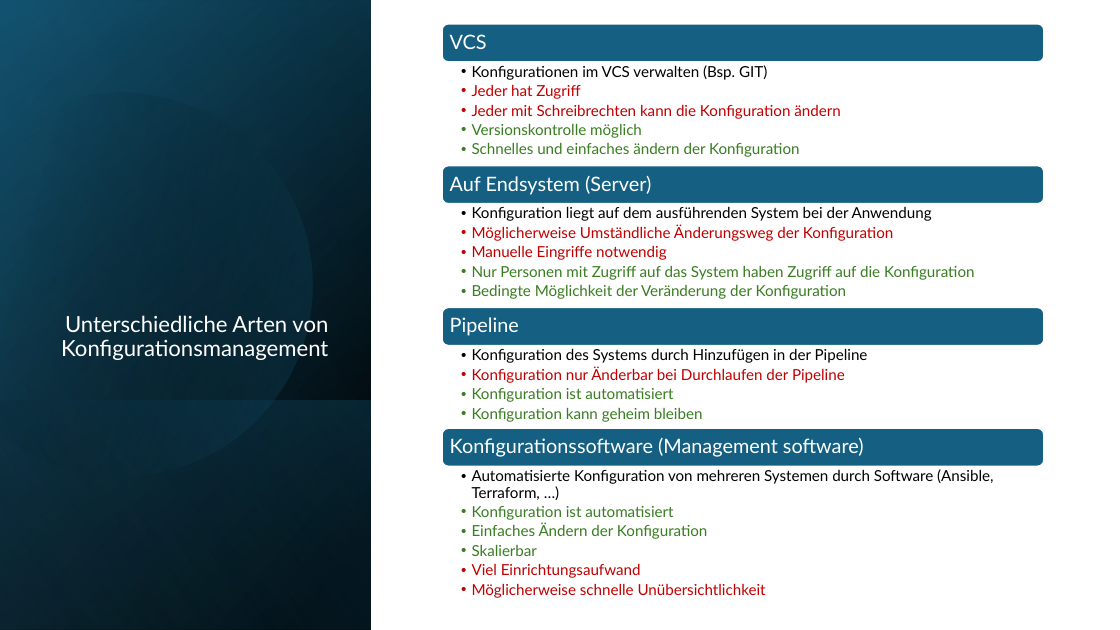
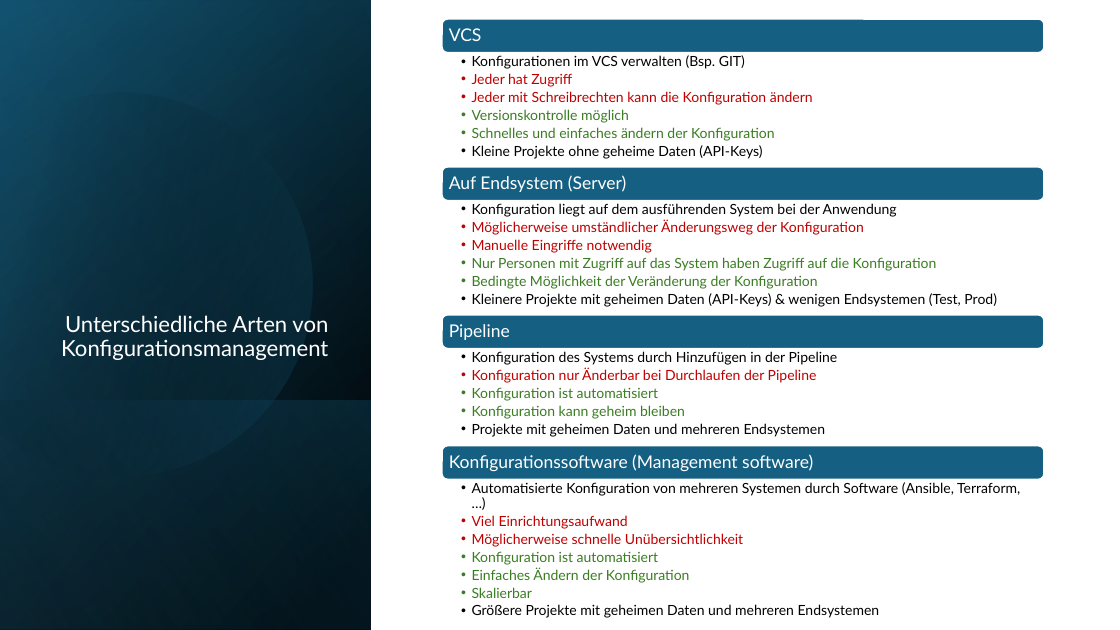
Before and after one commit to Gozrid/Konfigurationsmanagement, a slide deck: slide 12 of Konfigurationen.pptx. Drawn at 1120x630 pixels with LibreOffice and Linux fonts; fonts in the diff are those of the drawing. Boxes give left, top, right and bottom in pixels: in the first picture for what was removed or moved away, otherwise in the second. Text is boxed around its words. In the diff, an @@ line names an element or a change of style, - is before the commit and + after.

Commit message:
Konfiguration updated

```diff
--- a/Konfigurationen.pptx
+++ b/Konfigurationen.pptx
@@ rounded rectangle: place and size @@
-rounded rectangle at [442,24,1044,62]
+rounded rectangle at [442,19,1044,53]
@@ text "Konfigurationen im VCS verwalten (Bsp. ...": place and size @@
-text "Konfigurationen im VCS verwalten (Bsp. ..." at [472,65,840,157]
+text "Konfigurationen im VCS verwalten (Bsp. ..." at [472,55,813,159]
@@ text at [472,55,813,141]: size 13 to 12 pt in "Konfigurationen im VCS verwalten (Bsp. GIT)", "Jeder hat Zugriff", "Jeder mit Schreibrechten kann die Konfiguration ändern", "Versionskontrolle möglich" and 1 more places @@
@@ text at [472,145,762,159]: paragraph added @@
+  • Kleine Projekte ohne geheime Daten (API-Keys)
@@ text at [472,203,937,289]: size 13 to 12 pt in "Konfiguration liegt auf dem ausführenden System bei ...", "Manuelle Eingriffe notwendig", "Nur Personen mit Zugriff auf das System ...", "Bedingte Möglichkeit der Veränderung der Konfiguration" @@
@@ text at [472,220,864,235]: text changed; size 13 to 12 pt @@
-  • Möglicherweise Umständliche Änderungsweg der Konfiguration
+  • Möglicherweise umständlicher Änderungsweg der Konfiguration
@@ text at [472,293,997,307]: paragraph added @@
+  • Kleinere Projekte mit geheimen Daten (API-Keys) & wenigen Endsystemen (Test, Prod)
@@ rounded rectangle: place and size @@
-rounded rectangle at [442,308,1044,346]
+rounded rectangle at [442,315,1044,349]
@@ text "Pipeline": place and size @@
-text "Pipeline" at [450,317,519,336]
+text "Pipeline" at [449,324,510,340]
@@ text at [472,351,838,419]: size 13 to 12 pt in "Konfiguration des Systems durch Hinzufügen in der ...", "Konfiguration nur Änderbar bei Durchlaufen der Pipeline", "Konfiguration ist automatisiert", "Konfiguration kann geheim bleiben" @@
@@ rounded rectangle: place and size @@
-rounded rectangle at [442,429,1044,467]
+rounded rectangle at [442,446,1044,480]
@@ size 17 to 15 pt in 4 elements at [449,175,626,192], [449,324,510,340], [449,28,482,41], [449,454,813,471] @@
@@ text "Konfigurationssoftware (Management software)": place and size @@
-text "Konfigurationssoftware (Management software)" at [450,438,864,457]
+text "Konfigurationssoftware (Management software)" at [449,454,813,471]
@@ text at [472,423,826,437]: paragraph added @@
+  • Projekte mit geheimen Daten und mehreren Endsystemen
@@ text "Automatisierte Konfiguration von mehreren Systemen ...": place and size @@
-text "Automatisierte Konfiguration von mehreren Systemen ..." at [472,469,993,598]
+text "Automatisierte Konfiguration von mehreren Systemen ..." at [472,482,1020,618]
@@ text at [472,482,1020,598]: size 13 to 12 pt in "Automatisierte Konfiguration von mehreren Systemen durch Sof ...", "Konfiguration ist automatisiert", "Einfaches Ändern der Konfiguration", "Skalierbar" @@
@@ text at [472,515,743,547]: paragraphs added @@
+  • Viel Einrichtungsaufwand
+  • Möglicherweise schnelle Unübersichtlichkeit
@@ text at [472,604,880,618]: text changed; size 13 to 12 pt; text colour #C00000 to #000000 @@
-  • Viel Einrichtungsaufwand
-  • Möglicherweise schnelle Unübersichtlichkeit
+  • Größere Projekte mit geheimen Daten und mehreren Endsystemen
```
Also in this commit, not shown: 1 other slide changed.
